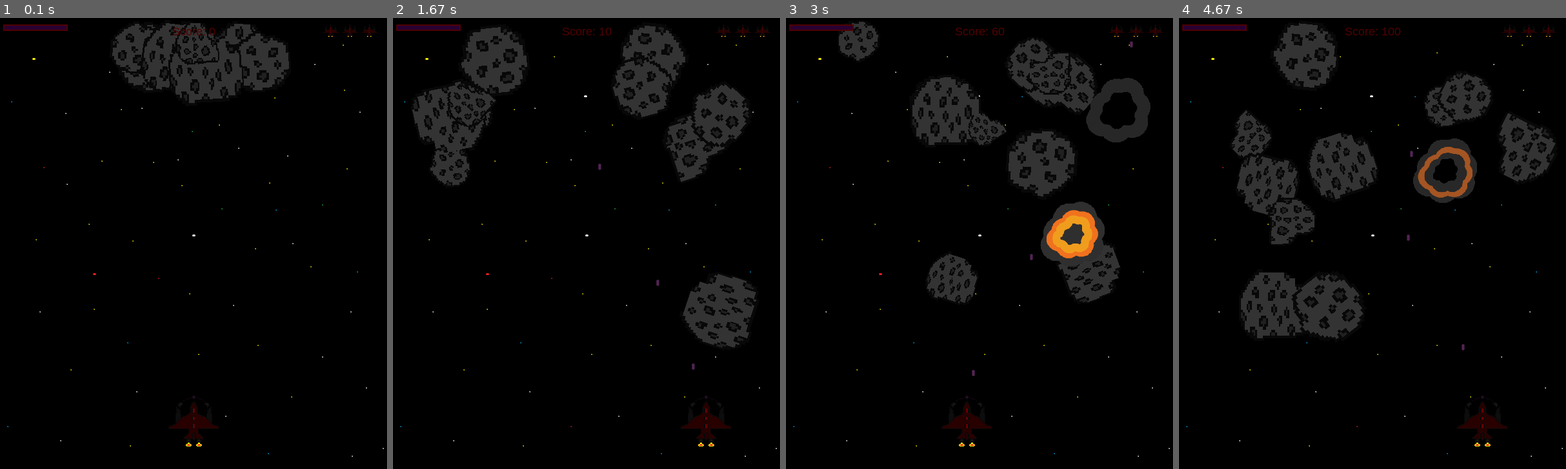
Above: before the commit, frames 1-4 (left to right).
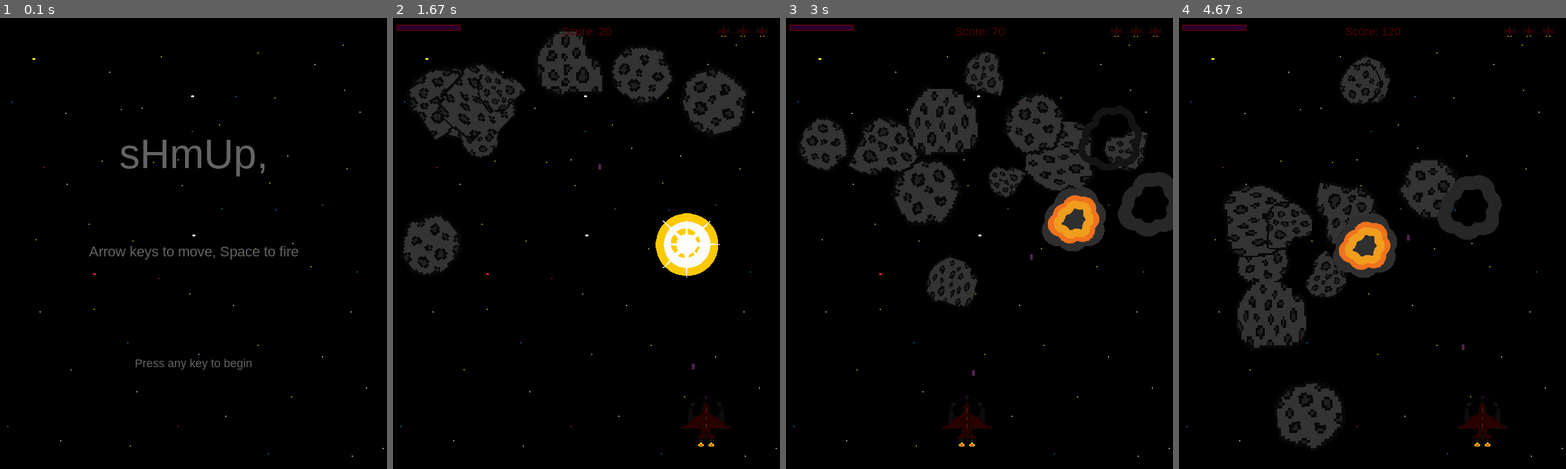
Above: after the commit, the same moments.

Repository: Randomperson999/Python-2020
Game: pygame game, started from shmupgame/main.py
Same seed, same stepped clock (60 frames per second), same inputs: the game is played once before the commit and once after it.
Inputs:
- Up to frame 1 (0.1 s): no input
- Up to frame 2 (1.67 s): tap Space at 0.33, 0.67, 1.07, 1.37, 1.57 s; hold D 1-1.47 s; hold Right from 1.5 s (still down)
- Up to frame 3 (3 s): tap Space at 1.87, 2.07, 2.37, 2.63, 2.93 s; release Right at 1.97 s; hold A 2-2.53 s; hold Left 2.57-2.97 s
- Up to frame 4 (4.67 s): hold D 3-3.63 s; tap Space at 3.07, 3.37, 3.73, 4.03, 4.23, 4.53 s; hold Left 3.67-4.13 s; hold D 4.17-4.63 s

The runs differ from the first frame. In frame 1, 6.5% of the frame differs, in the area x 0-98%, y 1-95%; in frame 2, 13%; in frame 3, 16%; in frame 4, 18%, in the area x 11-98%, y 1-96%.

Commit message:
aaaaahhh

Diff:
--- /dev/null
+++ b/advanced_template/main.py
@@ -0,0 +1,81 @@
+import pygame as pg
+import random as r
+import math as m
+import os
+from settings import *
+from sprites import *
+from sprites import *
+from sprites.sprites import *
+
+
+class Game(object):
+    def __init__(self):
+        self.running = True
+        pg.init()
+        pg.mixer.init()
+        self.screen = pg.display.set_mode((WIDTH, HEIGHT))
+        pg.display.set_caption(title)
+        self.clock = pg.time.Clock()
+    # def loadImg(self):
+    #     self.playerImg = pg.image.load(os.path.join(imageFolder, "img.png")).convert
+    def newGame(self):
+        """starts a new game"""
+
+        # create new groups
+
+        self.allSprites = pg.sprite.Group()
+        self.playersGroup = pg.sprite.Group()
+
+        # game objects
+        self.player = Player()
+
+        # add objects to sprite groups
+        self.allSprites.add(self.player)
+        self.playersGroup.add(self.player)
+        self.run()
+
+    def run(self):
+        """runs the game"""
+        self.playing = True
+        while self.playing:
+            self.clock.tick(FPS)
+            self.events()
+            self.update()
+            self.draw()
+    def events(self):
+        """Game Loop - Events"""
+        for event in pg.event.get():
+            #check for closing window
+            if event.type == pg.QUIT:
+                self.playing = False
+            self.running = False
+    def update(self):
+        """Game Loop - Update"""
+        self.allSprites.update()
+
+    def draw(self):
+        """Game Loop - Draw"""
+        self.screen.fill(BLACK)
+        self.allSprites.draw(self.screen)
+        # *after* drawing everything, flip the display
+        pg.display.flip()
+
+    def startScreen(self):
+        pass
+
+    def gameOver(self):
+        pass
+
+    def options(self):
+        pass
+
+
+g = Game()
+g.startScreen()
+
+
+while g.running:
+    g.newGame()
+    g.gameOver()
+
+pg.quit()
--- /dev/null
+++ b/advanced_template/settings.py
@@ -0,0 +1,32 @@
+# imports
+import os
+
+# folders
+
+gameFolder = os.path.dirname(__file__)
+imageFolder = os.path.join(gameFolder, "image")
+sndFolder = os.path.join(gameFolder, "sound")
+# Game Values
+
+HEIGHT = 400
+WIDTH = 400
+FPS = 30
+title = "Advanced Template"
+
+#colors
+
+BLACK = (0, 0, 0)
+WHITE = (255, 255, 255)
+
+RED = (255, 0, 0)
+GREEN = (0, 255, 0)
+BLUE = (0, 0, 255)
+
+YELLOW = (255, 255, 0)
+CYAN = (0, 255, 255)
+MAGENTA = (255, 0, 255)
+
+DARK_RED = (80, 0, 0)
+DEEP_RED = (30, 0, 0)
+PURPLE = (80, 0, 80)
+DARK_PURPLE = (50, 0, 50)
--- /dev/null
+++ b/advanced_template/sprites/sprites.py
@@ -0,0 +1,74 @@
+# ---Sprite(s)---
+
+# You can either use this as either:
+# a file for one sprite, or all of your sprites.
+
+# If you use only one file for sprites, move the file to the main folder
+
+### imports ###
+import pygame
+import os
+import settings as s
+
+
+class Player(pygame.sprite.Sprite):
+    def __init__(self):
+        super(Player, self).__init__()
+
+        self.image = pygame.Surface((25, 25))
+        self.image.fill(s.DEEP_RED)
+        self.rect = self.image.get_rect()
+        self.rect.center = (s.WIDTH / 2, s.HEIGHT / 2)
+        self.ang =10
+        self.speedX = 0
+        self.speedY = 0
+        self.keypressed = False
+
+    def update(self):
+        # flow movement
+        self.speedX = 0
+        self.speedY = 0
+        keystate = pygame.key.get_pressed()
+        if keystate[pygame.K_LEFT] or keystate[pygame.K_a]:
+            self.speedX = -5
+        if keystate[pygame.K_RIGHT] or keystate[pygame.K_d]:
+            self.speedX = 5
+        if keystate[pygame.K_UP] or keystate[pygame.K_w]:
+            self.speedY = -5
+        if keystate[pygame.K_DOWN] or keystate[pygame.K_s]:
+            self.speedY = 5
+
+        self.rect.y += self.speedY
+        self.rect.x += self.speedX
+        if self.speedX !=0:
+            self.bounceBorder()
+
+    def toggle_pressed(self):
+        self.keypressed = False
+
+    def wallBorder(self):
+
+        if self.rect.right >= s.WIDTH:
+            self.rect.right = s.WIDTH
+        if self.rect.left <= 0:
+            self.rect.left = 0
+        if self.rect.bottom >= s.HEIGHT:
+            self.rect.bottom = s.HEIGHT
+        if self.rect.top <= 0:
+            self.rect.top = 0
+
+    def bounceBorder(self):
+
+        if self.rect.right >= s.WIDTH - 1 or self.rect.left <= 0:
+            self.speedX = -self.speedX
+        if self.rect.bottom >= s.HEIGHT or self.rect.top <= 0:
+            self.speedY = -self.speedY
+    def screenWrap(self):
+        if self.rect.right > s.WIDTH:
+            self.rect.left = 0
+        if self.rect.left < 0:
+            self.rect.right = s.WIDTH
+        if self.rect.bottom > s.HEIGHT:
+            self.rect.top = 0
+        if self.rect.top < 0:
+            self.rect.bottom = s.HEIGHT
--- a/pygameTemplate1/main.py
+++ b/pygameTemplate1/main.py
@@ -137,8 +137,8 @@
 
         self.rect.y += self.speedY
         self.rect.x += self.speedX
-        # if self.speedX !=0:
-        #     self.circle(150)
+        if self.speedX !=0:
+            self.circle(60)
 
         # grid
         # keystate = pygame.key.get_pressed()
@@ -210,6 +210,7 @@
             self.rect.top = 0
         if self.rect.top < 0:
             self.rect.bottom = HEIGHT
+
 
 def spw_new_player(x, y):
     newplayer = Player()
@@ -255,11 +256,12 @@
         if event.type == pygame.MOUSEBUTTONDOWN and player.rect.collidepoint(pygame.mouse.get_pos()):
             mouse_bttn_held = True
 
-            print(str.format("({0}, {1})", mousex, mousey))
+            # print(str.format("({0}, {1})", mousex, mousey))
 
         if event.type == pygame.MOUSEBUTTONUP and mouse_bttn_held == True:
             mouse_bttn_held = False
-            spw_new_player(mousex, mousey)
+            for i in range(10):
+                spw_new_player(mousex, mousey)
 
         # check for window closing
         if event.type == pygame.QUIT:
--- a/shmupgame/Colors.py
+++ b/shmupgame/Colors.py
@@ -2,6 +2,7 @@
 
 BLACK = (0, 0, 0)
 WHITE = (255, 255, 255)
+GREY = (100, 100, 100)
 
 RED = (255, 0, 0)
 GREEN = (0, 255, 0)
--- a/shmupgame/main.py
+++ b/shmupgame/main.py
@@ -18,6 +18,11 @@
 
 
 title = "Shmup"
+font_name = pg.font.match_font("arial")
+
+powerUps_list = ["lightning", "shield"]
+powerUps_chance = ["shield", "lightning", "shield", "shield"]
+POWERUP_TIME = 10000
 
 ####################################################################
 
@@ -30,6 +35,7 @@
 bg_folder = path.join(imgs_folder, "background")
 scores_folder = path.join(game_folder, "scores")
 sounds_folder = path.join(game_folder, "sounds")
+powerFolder = path.join(imgs_folder, "powers")
 ####################################################################
 # initialize pygame and create window
 ####################################################################
@@ -68,21 +74,35 @@
         self.lives = 3
         self.hideTimer = pg.time.get_ticks()
         self.hidden = False
+        self.powerLevel = 1
+        self.powTimer = pg.time.get_ticks()
+        self.invulnerable = False
+        self.invulnrableTimer = pg.time.get_ticks()
 
     def hide(self):
         # hide player temporarily
+        print("hidden")
         self.lives -= 1
         self.hidden = True
         self.hideTimer = pg.time.get_ticks()
         self.rect.center = (WIDTH / 2, HEIGHT + 200)
+        self.invulnerable = True
 
     def update(self):
+        # time out powerups
+        if self.powerLevel >= 2 and pg.time.get_ticks() - self.powTimer > POWERUP_TIME:
+            print("timeOUT")
+            self.powerLevel -= 1
+
+            self.powTimer = pg.time.get_ticks()
         # unhide if hidden
         if self.hidden and (pg.time.get_ticks() - self.hideTimer > 1000):
             self.hidden = False
             self.rect.bottom = (HEIGHT - (HEIGHT * .05))
             self.rect.centerx = (WIDTH/2)
             self.sheild = 100
+        if pg.time.get_ticks() - self.invulnrableTimer > 5000:
+            self.invulnerable = False
         self.rect.x += self.speedx
 
         # flow movement
@@ -101,7 +121,6 @@
             self.shoot()
         self.wallBorder()
     def wallBorder(self):
-
         if self.rect.right >= WIDTH:
             self.rect.right = WIDTH
         if self.rect.left <= 0:
@@ -115,14 +134,25 @@
         if now - self.lastShot > self.shootDelay and not self.hidden:
             shoot_snd.play()
             self.lastShot = now
+
+            if self.powerLevel == 2:
+                self.shootDelay = 150
+            if self.powerLevel == 3 or self.powerLevel == 4:
+                self.shootDelay = 100
+            if self.powerLevel == 5:
+                self.shootDelay = 50
+
             b = Bullet(self.rect.centerx, self.rect.top + 1)
             all_sprites.add(b)
             bullet_group.add(b)
-
-
-
-    def hurt(self):
-        pass
+    def shieldUp(self, num):
+        player.sheild += num
+        if player.sheild >= 100:
+            player.sheild = 100
+
+    def gun_power_up(self):
+        self.powerLevel += 1
+        self.powTimer = pg.time.get_ticks()
 
 
 class Bullet(pg.sprite.Sprite):
@@ -196,14 +226,14 @@
         all_sprites.add(npc)
 
     def screenWrap(self):
-        if self.rect.right > WIDTH:
-            self.rect.top = 0
-            self.rect.centerx = r.randint(10, 550)
+        if self.rect.right > WIDTH+10:
+            # self.rect.top = self.rect.y+15
+            self.rect.left = -10
             self.speedy = r.randint(1, 3)
             self.speedx = r.randint(-3, 3)
-        if self.rect.left < 0:
-            self.rect.top = 0
-            self.rect.centerx = r.randint(10, 550)
+        if self.rect.left < -10:
+            # self.rect.top = self.rect.y+15
+            self.rect.right = WIDTH+10
             self.speedy = r.randint(1, 3)
             self.speedx = r.randint(-3, 3)
         if self.rect.bottom > HEIGHT:
@@ -225,6 +255,7 @@
     #         self.speedy = 5
     #     self.screenWrap()
 
+
 class Explosion(pg.sprite.Sprite):
     def __init__(self, center, size):
         super(Explosion, self).__init__()
@@ -248,12 +279,31 @@
                 self.image = explosion_anim[self.size][self.frame]
                 self.rect = self.image.get_rect()
                 self.rect.center = center
+
+
+class Pow(pg.sprite.Sprite):
+    def __init__(self, center):
+        super(Pow, self).__init__()
+        self.type = r.choice(powerUps_chance)
+        self.image = pows_images[self.type]
+        self.image.set_colorkey(c.BLACK)
+        self.rect = self.image.get_rect()
+        self.rect.center = center
+        self.speedy = 3
+
+    def update(self):
+        self.rect.y += self.speedy
+        if self.rect.top > HEIGHT:
+            self.kill()
+
+
+
 ####################################################################
 # game functions:
 ####################################################################
 
 
-def drawText(surf, text, size, x, y, color):
+def drawText(surf, text, size, x, y, color=c.GREY):
     font = pg.font.Font(font_name, size)
     textSurface = font.render(text, True, color)
     textRect = textSurface.get_rect()
@@ -272,6 +322,7 @@
     pg.draw.rect(surf, c.DARKISH_PURPLE, fillRect)
     pg.draw.rect(surf, c.DARK_RED, outlineRect, 2)
 
+
 def drawLives(surf, x, y, lives, img):
     for i in range(lives):
         imgRect = img.get_rect()
@@ -280,19 +331,26 @@
         surf.blit(img, imgRect)
 
 
-
-####################################################################
-# Game Constants
-####################################################################
-HEIGHT = 700
-WIDTH = 600
-FPS = 60
-
-
-title = "Shmup"
-font_name = pg.font.match_font("arial")
-
-####################################################################
+def gameOver_screen():
+
+    screen.blit(background, bgRect)
+    drawText(screen, "sHmUp,", 64, WIDTH/2, HEIGHT/4)
+    drawText(screen, "Arrow keys to move, Space to fire", 22,
+             WIDTH/2, HEIGHT/2)
+    drawText(screen, "Press any key to begin", 18, WIDTH/2, HEIGHT*3/4)
+    pg.display.flip()
+    waiting = True
+    while waiting:
+        clock.tick(FPS)
+        for event in pg.event.get():
+            if event == pg.QUIT:
+                pg.quit()
+            if event.type == pg.KEYUP:
+                waiting = False
+
+
+####################################################################
+
 
 # initialize pygame and create window
 ####################################################################
@@ -329,6 +387,13 @@
     explosion_anim["lg"].append(img_lg)
 
 bulletImg = pg.image.load(path.join(player_imgs_folder, "bullet.png")).convert()
+
+pows_images = {}
+
+for i in range(len(powerUps_list)):
+    fn = "img{}.png".format(i)
+    pows_images[powerUps_list[i]] = pg.image.load(path.join(powerFolder, fn)).convert()
+
 ####################################################################
 # load sounds
 ####################################################################
@@ -343,29 +408,10 @@
 players_group = pg.sprite.Group()
 npc_group = pg.sprite.Group()
 bullet_group = pg.sprite.Group()
-####################################################################
-
-# create Game Objects
-####################################################################
-player = Player()
-npc = NPC()
-for i in range(10):
-    npc = NPC()
-    npc_group.add(npc)
-####################################################################
-
-# add objects to sprite groups
-####################################################################
-players_group.add(player)
-npc_group.add(npc)
-
-for i in players_group:
-    all_sprites.add(i)
-for i in npc_group:
-    all_sprites.add(i)
-for i in bullet_group:
-    all_sprites.add(i)
-####################################################################
+pows_group = pg.sprite.Group()
+####################################################################
+
+
 
 fails = 0
 # Game Loop
@@ -373,10 +419,35 @@
 # game update Variables
 ########################################
 playing = True
+gameOver = True
 score = 0
 ########################################
 ################################################################
 while playing:
+    if gameOver:
+        gameOver_screen()
+        gameOver = False
+        # create Game Objects
+        ####################################################################
+        player = Player()
+        npc = NPC()
+        for i in range(10):
+            npc = NPC()
+            npc_group.add(npc)
+        ####################################################################
+
+        # add objects to sprite groups
+        ####################################################################
+        players_group.add(player)
+        npc_group.add(npc)
+
+        for i in players_group:
+            all_sprites.add(i)
+        for i in npc_group:
+            all_sprites.add(i)
+        for i in bullet_group:
+            all_sprites.add(i)
+        ####################################################################
     # timing
     ##################################################
     clock.tick(FPS)
@@ -393,7 +464,7 @@
             if event.key == pg.K_ESCAPE:
                 playing = False
         if event.type == pg.QUIT:
-            playing = False
+            gameOver = True
 
     ##################################################
     # Updates
@@ -410,13 +481,14 @@
         expl = Explosion(hit.rect.center, "lg")
         expl_sound.play()
         all_sprites.add(expl)
-        player.sheild -= hit.radius*2
-        if player.sheild <=0:
-            death_expl = Explosion(player.rect.center, "lg")
-            all_sprites.add(death_expl)
-            player.hide()
-            if player.lives <= 0:
-                playing = False
+        if not player.invulnerable:
+            player.sheild -= hit.radius*2
+            if player.sheild <= 0:
+                player.hide()
+        else:
+            print("invulnerable")
+
+
 
 
     # if bullet hits npc
@@ -428,6 +500,17 @@
         expl_sound.play()
         all_sprites.add(expl)
         npc.spawn()
+        if r.random() > .95:
+            pow = Pow(hit.rect.center)
+            all_sprites.add(pow)
+            pows_group.add(pow)
+    hits = pg.sprite.spritecollide(player, pows_group, True)
+    for hit in hits:
+        if hit.type == "shield":
+            num = r.randint(1, 100)
+            player.shieldUp(num)
+        elif hit.type == "lightning":
+            player.gun_power_up()
 
 
 
Binary file added: shmupgame/images/powers/img0.png
Binary file added: shmupgame/images/powers/img1.png
